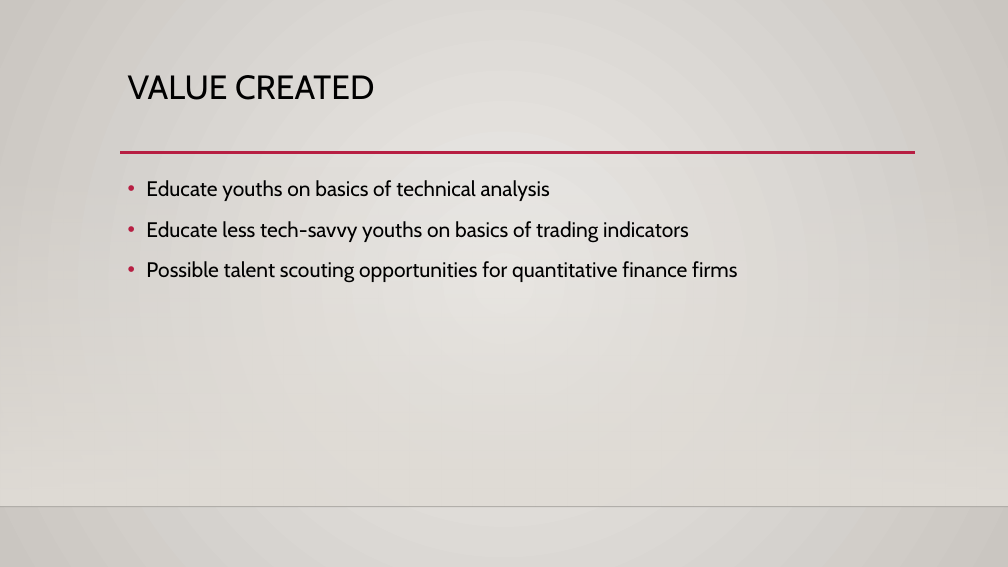
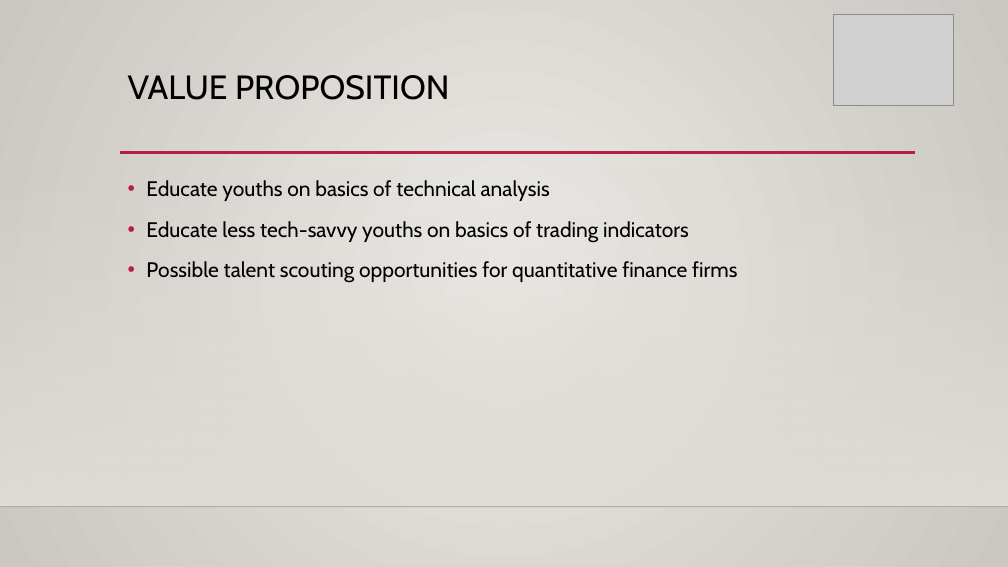
Before and after one commit to michaellimair/finnovation-user, a slide deck: slide 7 of misc/Presentation.pptx. Drawn at 1008x567 pixels with LibreOffice and Linux fonts; fonts in the diff are those of the drawing; grey boxes stand for pictures; background and template pictures are left out. Boxes give left, top, right and bottom in pixels: in the first picture for what was removed or moved away, otherwise in the second. Text is boxed around its words. In the diff, an @@ line names an element or a change of style, - is before the commit and + after.

```diff
--- a/misc/Presentation.pptx
+++ b/misc/Presentation.pptx
@@ picture added at (x1=833, y1=14, x2=954, y2=105) @@
@@ title at (x1=128, y1=75, x2=449, y2=100): text changed @@
-VALUE CREATED
+VALUE PROPOSITION
```
Also in this commit, not shown: 6 other slides changed, 1 slide added, 1 slide removed.
